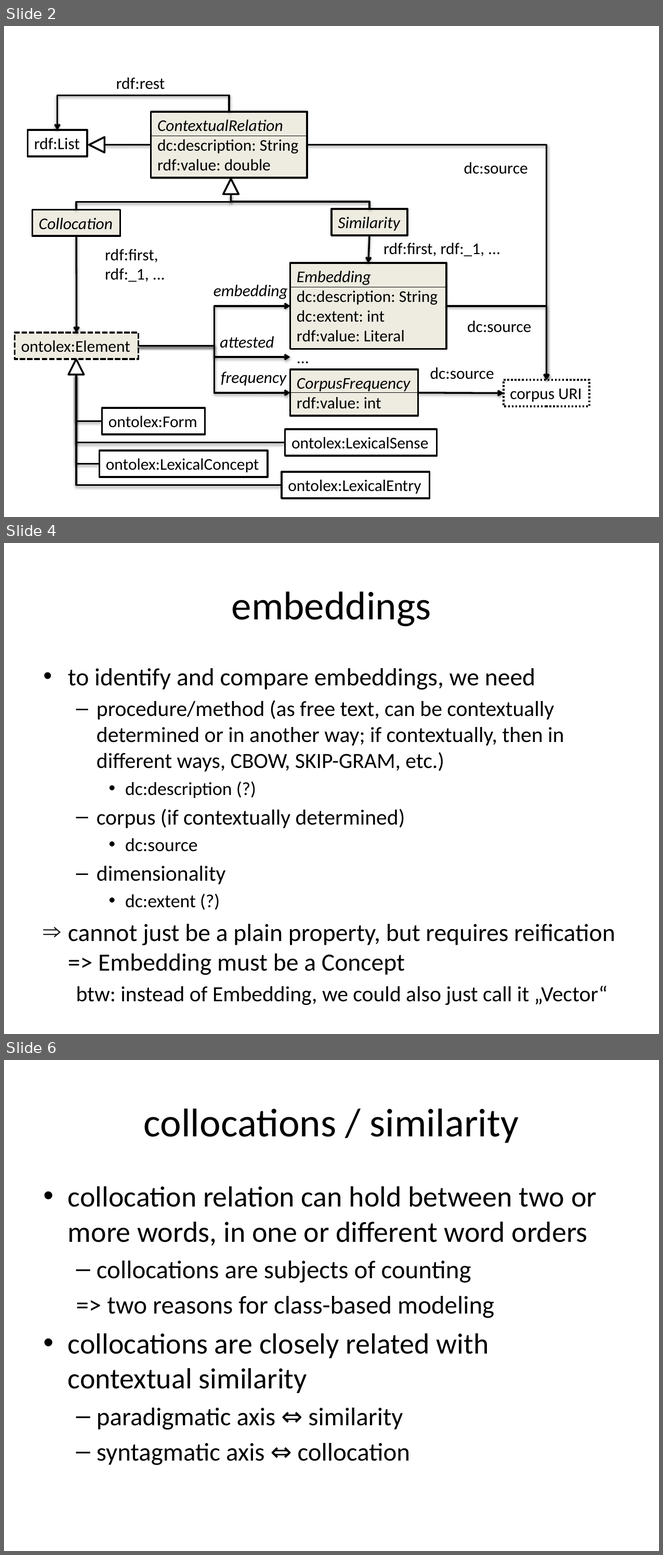
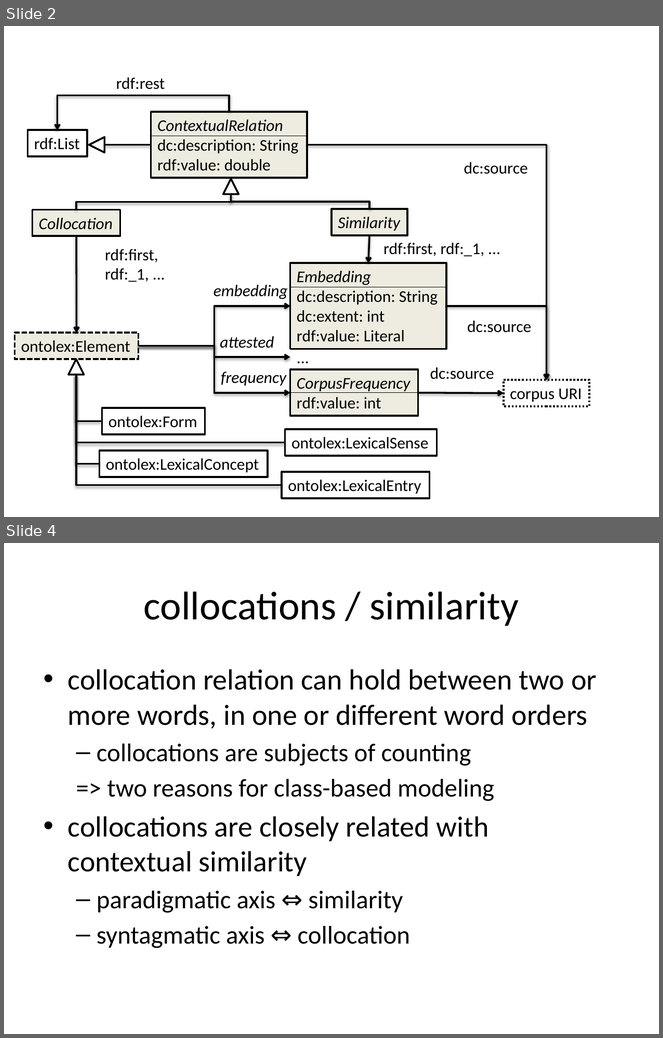
Before and after one commit to ontolex/frequency-attestation-corpus-information, a slide deck: img/source.pptx. Shown one above the other, each under a label of ours: slides 2, 4 and 6 before the commit, slides 2 and 4 after it; the slides between them are not shown. The pictures are 663x1555 and 663x1038 pixels, drawn with LibreOffice and Linux fonts; fonts in the diff are those of the drawing. Boxes give left, top, right and bottom in pixels: in the first picture for what was removed or moved away, otherwise in the second. Text is boxed around its words. In the diff, an @@ line names an element or a change of style, - is before the commit and + after.

Commit message:
Embedding definition

```diff
--- a/img/source.pptx
+++ b/img/source.pptx
@@ slide 4 removed at box(4, 543, 659, 1034), background #FFFFFF @@
@@ title removed at box(232, 591, 431, 627) @@
-embeddings
@@ text removed at box(68, 668, 616, 1005) @@
-• to identify and compare embeddings, we need
-  – procedure/method (as free text, can be contextually determined or in another way; if contextually, then in different ways, CBOW, SKIP-GRAM, etc.)
-    • dc:description (?)
-  – corpus (if contextually determined)
-    • dc:source
-  – dimensionality
-    • dc:extent (?)
-⇒ cannot just be a plain property, but requires reification => Embedding must be a Concept
-  btw: instead of Embedding, we could also just call it „Vector“
@@ what was slide 6 is now slide 4 @@
```
Also in this commit, not shown: 1 slide changed, 1 other slide removed, 1 other file.
